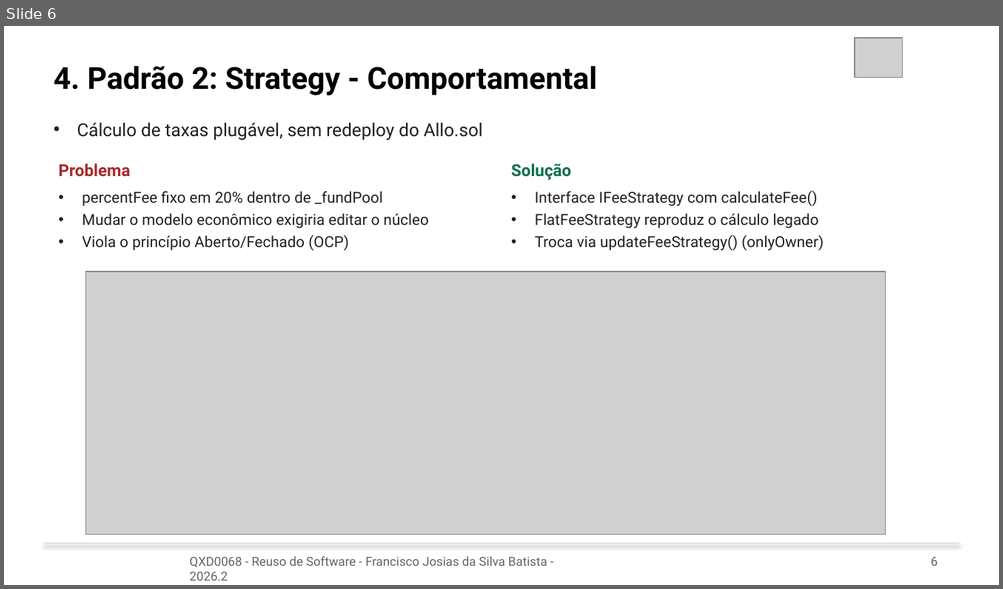
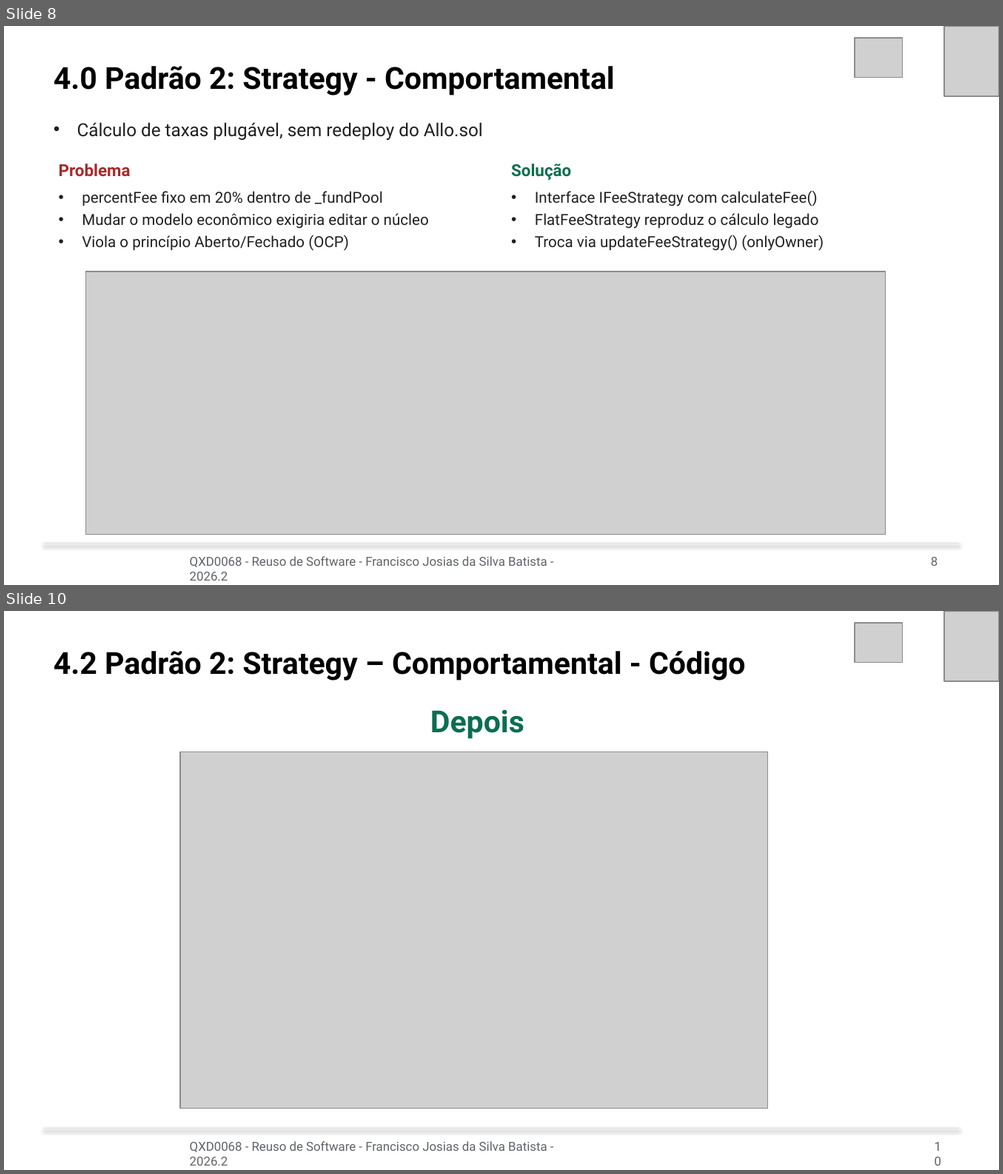
Before and after one commit to josiasdev/esufcqx, a slide deck: 10-semestre/reuso-software/Aula-18 - 14-10 - Apresentacao - do - trabalho 1 - refatoracao com padroes de projeto em sistema legado/Apresentacao_Allo_Protocol.pptx. Shown one above the other, each under a label of ours: slide 6 before the commit, slides 8 and 10 after it; the slides between them are not shown. The pictures are 1003x589 and 1003x1174 pixels, drawn with LibreOffice and Linux fonts; fonts in the diff are those of the drawing; grey boxes stand for pictures. Boxes give left, top, right and bottom in pixels: in the first picture for what was removed or moved away, otherwise in the second. Text is boxed around its words. In the diff, an @@ line names an element or a change of style, - is before the commit and + after.

```diff
--- a/10-semestre/reuso-software/Aula-18 - 14-10 - Apresentacao - do - trabalho 1 - refatoracao com padroes de projeto em sistema legado/Apresentacao_Allo_Protocol.pptx
+++ b/10-semestre/reuso-software/Aula-18 - 14-10 - Apresentacao - do - trabalho 1 - refatoracao com padroes de projeto em sistema legado/Apresentacao_Allo_Protocol.pptx
@@ slide 10 added at (x1=4, y1=611, x2=999, y2=1170), background #FFFFFF @@
@@ picture added at (x1=854, y1=623, x2=902, y2=663) @@
@@ picture added at (x1=944, y1=611, x2=999, y2=681) @@
@@ text added at (x1=54, y1=651, x2=745, y2=681), 22 pt, text #000000, bold @@
+4.2 Padrão 2: Strategy – Comportamental - Código
@@ text added at (x1=430, y1=709, x2=524, y2=739), 22 pt, text #0B6E4F, bold @@
+Depois
@@ picture added at (x1=180, y1=752, x2=768, y2=1109) @@
@@ rectangle added at (x1=44, y1=1128, x2=959, y2=1129), fill #C8CBD0 @@
@@ text added at (x1=190, y1=1142, x2=547, y2=1166), 9 pt, text #5F6368 @@
+QXD0068 - Reuso de Software - Francisco Josias da Silva Batista - 2026.2
@@ text added at (x1=917, y1=1134, x2=950, y2=1159), 9 pt, text #5F6368 @@
+10
@@ what was slide 6 is now slide 8 @@
@@ slide 8 changed as well @@
@@ picture added at (x1=944, y1=26, x2=999, y2=96) @@
@@ text at (x1=54, y1=66, x2=614, y2=96): text changed @@
-4. Padrão 2: Strategy - Comportamental
+4.0 Padrão 2: Strategy - Comportamental
@@ text at (x1=930, y1=557, x2=937, y2=566): text changed @@
-6
+8
```
Also in this commit, not shown: 11 other slides changed, 7 other slides added, 30 other files.
